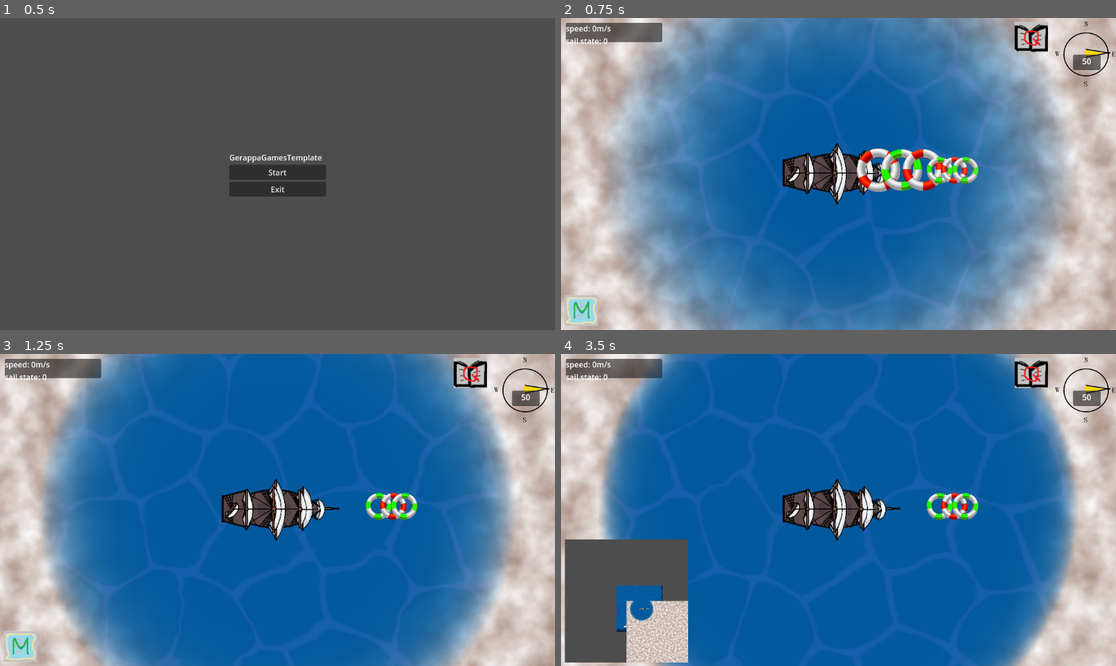
Above: before the commit, frames 1-4 (two rows, left to right).
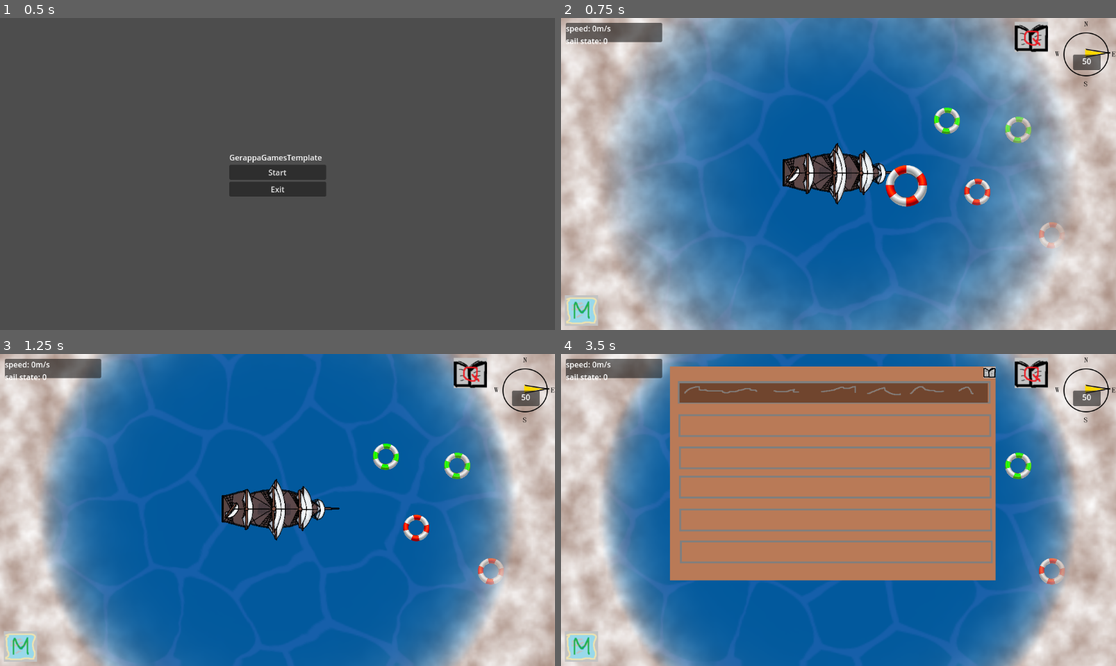
Above: after the commit, the same moments.

Repository: danigeri/AnchorAndAlmanac
Game: Godot game, scene res://Intro/intro.tscn
The game is run twice, just before and just after one commit, with the same random seed, the same clock (stepped at 60 frames per second) and the same inputs. Video files are missing from this copy of the repository; at most half a second of black plays in their place. Sound files missing from this copy of the repository are replaced by a short silence.
Inputs:
- Up to frame 1 (0.5 s): no input
- Up to frame 2 (0.75 s): click "Start" at 0.5 s
- Up to frame 3 (1.25 s): no input
- Up to frame 4 (3.5 s): tap Enter (ui_accept) at 1.25, 1.52, 2.27 s; hold Right (ui_right) 1.28-2.03 s; tap Q at 1.35, 2.85 s; hold Down (ui_down) 2.03-2.78 s; tap M at 2.1 s; hold Right (ui_right) from 2.78 s (still down)

Frame 1 is identical in both runs. In frame 2, 3.0% of the frame differs, in the area x 53-91%, y 28-74%; in frame 3, 1.5%; in frame 4, 60%, in the area x 0-93%, y 0-100%.

Commit message:
added shiplog sounds so they play when we pick up checkpoints

Diff:
--- a/Checkpoint/Checkpoint.tscn
+++ b/Checkpoint/Checkpoint.tscn
@@ -49,13 +49,39 @@
 "update": 0,
 "values": [Vector2(0.18648648, 0.18648648), Vector2(0.36877218, 0.36877218), Vector2(0.010000005, 0.010000005)]
 }
-tracks/1/type = "audio"
+tracks/1/type = "value"
 tracks/1/imported = false
 tracks/1/enabled = true
-tracks/1/path = NodePath("AudioStreamPlayer2D")
+tracks/1/path = NodePath("Area2D/Landmark:rotation")
 tracks/1/interp = 1
 tracks/1/loop_wrap = true
 tracks/1/keys = {
+"times": PackedFloat32Array(0.1, 0.2),
+"transitions": PackedFloat32Array(1, 1),
+"update": 0,
+"values": [0.0, -2.4584632]
+}
+tracks/2/type = "method"
+tracks/2/imported = false
+tracks/2/enabled = true
+tracks/2/path = NodePath(".")
+tracks/2/interp = 1
+tracks/2/loop_wrap = true
+tracks/2/keys = {
+"times": PackedFloat32Array(0.5),
+"transitions": PackedFloat32Array(1),
+"values": [{
+"args": [],
+"method": &"remove_checkpont"
+}]
+}
+tracks/3/type = "audio"
+tracks/3/imported = false
+tracks/3/enabled = true
+tracks/3/path = NodePath("AudioStreamPlayer")
+tracks/3/interp = 1
+tracks/3/loop_wrap = true
+tracks/3/keys = {
 "clips": [{
 "end_offset": 0.0,
 "start_offset": 0.0,
@@ -63,33 +89,7 @@
 }],
 "times": PackedFloat32Array(0)
 }
-tracks/1/use_blend = true
-tracks/2/type = "value"
-tracks/2/imported = false
-tracks/2/enabled = true
-tracks/2/path = NodePath("Area2D/Landmark:rotation")
-tracks/2/interp = 1
-tracks/2/loop_wrap = true
-tracks/2/keys = {
-"times": PackedFloat32Array(0.1, 0.2),
-"transitions": PackedFloat32Array(1, 1),
-"update": 0,
-"values": [0.0, -2.4584632]
-}
-tracks/3/type = "method"
-tracks/3/imported = false
-tracks/3/enabled = true
-tracks/3/path = NodePath(".")
-tracks/3/interp = 1
-tracks/3/loop_wrap = true
-tracks/3/keys = {
-"times": PackedFloat32Array(0.5),
-"transitions": PackedFloat32Array(1),
-"values": [{
-"args": [],
-"method": &"remove_checkpont"
-}]
-}
+tracks/3/use_blend = true
 
 [sub_resource type="AnimationLibrary" id="AnimationLibrary_f5af3"]
 _data = {
@@ -116,7 +116,8 @@
 &"": SubResource("AnimationLibrary_f5af3")
 }
 
-[node name="AudioStreamPlayer2D" type="AudioStreamPlayer2D" parent="."]
+[node name="AudioStreamPlayer" type="AudioStreamPlayer" parent="."]
 volume_db = 1.0
+bus = &"SFX"
 
 [connection signal="body_entered" from="Area2D" to="." method="_on_area_2d_body_entered"]
--- /dev/null
+++ b/ShipLog/ShipLogSound.tscn
@@ -0,0 +1,6 @@
+[gd_scene load_steps=2 format=3 uid="uid://b3rw3vuine4lr"]
+
+[ext_resource type="Script" uid="uid://ddkyicba7y46u" path="res://ShipLog/ship_log_sound.gd" id="1_3f07h"]
+
+[node name="ShipLogSound" type="Node2D"]
+script = ExtResource("1_3f07h")
--- /dev/null
+++ b/ShipLog/ship_log_sound.gd
@@ -0,0 +1,27 @@
+extends Node2D
+
+## todo update mp3 file names if needed
+var checkpoint_stories = {
+	0: preload("res://ShipLog/1_cp_story.mp3"),
+	1: preload("res://ShipLog/2_cp_story.mp3"),
+	2: preload("res://ShipLog/3_cp_story.mp3"),
+	3: preload("res://ShipLog/4_cp_story.mp3"),
+	4: preload("res://ShipLog/5_cp_story.mp3"),
+	5: preload("res://ShipLog/6_cp_story.mp3")
+}
+
+func _ready() -> void:
+	## set to always so ship log sound doesn't stop on pause
+	process_mode = Node.PROCESS_MODE_ALWAYS
+	Globals.checkpoint_collected.connect(on_play_checkpoint_story)
+
+func on_play_checkpoint_story(checkpoint_number: int) -> void:
+	if checkpoint_stories.has(checkpoint_number):
+		var audio_stream_player = AudioStreamPlayer.new()
+		add_child(audio_stream_player)
+		audio_stream_player.stream = checkpoint_stories[checkpoint_number]
+		audio_stream_player.bus = "ShipLogSounds"
+		audio_stream_player.play()
+		var length = audio_stream_player.stream.get_length()
+		await get_tree().create_timer(length).timeout
+		audio_stream_player.queue_free()
--- a/UI/ui.gd
+++ b/UI/ui.gd
@@ -7,9 +7,6 @@
 @onready var minimap: Node2D = $Minimap
 @onready var minimap_icon: Sprite2D = $UserInterface/MinimapIcon
 
-
-func _ready() -> void:
-	process_mode = Node.PROCESS_MODE_ALWAYS
 
 
 func _input(event: InputEvent) -> void:
--- /dev/null
+++ b/default_bus_layout.tres
@@ -0,0 +1,16 @@
+[gd_resource type="AudioBusLayout" format=3 uid="uid://b0ymg8u3qy086"]
+
+[resource]
+bus/0/volume_db = 1.0604935
+bus/1/name = &"ShipLogSounds"
+bus/1/solo = false
+bus/1/mute = false
+bus/1/bypass_fx = false
+bus/1/volume_db = 6.0199986
+bus/1/send = &"Master"
+bus/2/name = &"SFX"
+bus/2/solo = false
+bus/2/mute = false
+bus/2/bypass_fx = false
+bus/2/volume_db = -27.460428
+bus/2/send = &"Master"
--- a/game_loop.tscn
+++ b/game_loop.tscn
@@ -8,6 +8,7 @@
 [ext_resource type="PackedScene" uid="uid://v4jrth8hl4h6" path="res://EndgameBarrier/EndgameBarrier.tscn" id="5_v6ba6"]
 [ext_resource type="PackedScene" uid="uid://675p0otu3tys" path="res://UI/UI.tscn" id="5_vfyqg"]
 [ext_resource type="PackedScene" uid="uid://cii0yvyu1gclv" path="res://Checkpoint/Checkpoint.tscn" id="9_vfyqg"]
+[ext_resource type="PackedScene" uid="uid://b3rw3vuine4lr" path="res://ShipLog/ShipLogSound.tscn" id="10_eufeh"]
 [ext_resource type="Texture2D" uid="uid://bj550qfk1ber3" path="res://Checkpoint/templadmark.png" id="10_v6ba6"]
 [ext_resource type="Texture2D" uid="uid://da5qsg08d482g" path="res://Checkpoint/templadmark_green.png" id="11_pyewy"]
 
@@ -34,33 +35,36 @@
 [node name="Checkpoints" type="Node2D" parent="."]
 
 [node name="Checkpoint" parent="Checkpoints" instance=ExtResource("9_vfyqg")]
-position = Vector2(713, 329)
+position = Vector2(770, 362)
 landmark_texture = ExtResource("10_v6ba6")
 
 [node name="Checkpoint2" parent="Checkpoints" instance=ExtResource("9_vfyqg")]
-position = Vector2(760, 329)
+position = Vector2(853, 226)
 landmark_texture = ExtResource("11_pyewy")
 landmark_type = 1
 
 [node name="Checkpoint3" parent="Checkpoints" instance=ExtResource("9_vfyqg")]
-position = Vector2(805, 329)
+position = Vector2(916, 374)
 landmark_texture = ExtResource("10_v6ba6")
 landmark_type = 2
 
 [node name="Checkpoint4" parent="Checkpoints" instance=ExtResource("9_vfyqg")]
-position = Vector2(838, 329)
+position = Vector2(1001, 245)
 landmark_texture = ExtResource("11_pyewy")
 landmark_type = 3
 
 [node name="Checkpoint5" parent="Checkpoints" instance=ExtResource("9_vfyqg")]
-position = Vector2(868, 329)
+position = Vector2(1071, 464)
 landmark_texture = ExtResource("10_v6ba6")
 landmark_type = 4
 
 [node name="Checkpoint6" parent="Checkpoints" instance=ExtResource("9_vfyqg")]
-position = Vector2(891, 329)
+position = Vector2(1178, 329)
 landmark_texture = ExtResource("11_pyewy")
 landmark_type = 5
+
+[node name="ShipLogSound" parent="." instance=ExtResource("10_eufeh")]
+position = Vector2(770, 362)
 
 [node name="FogOfWar" parent="." node_paths=PackedStringArray("temp_boat") instance=ExtResource("2_4dmyq")]
 temp_boat = NodePath("../Ship")
--- a/globals.gd
+++ b/globals.gd
@@ -16,7 +16,6 @@
 	LandmarkType.SIXTH: false
 }
 
-
 func mark_collected(type: int, checkpoint_position: Vector2) -> void:
 	if not collected_landmarks[type]:
 		collected_landmarks[type] = true
Not shown, added: ShipLog/1_cp_story.mp3.import
Not shown, added: ShipLog/2_cp_story.mp3.import
Not shown, added: ShipLog/3_cp_story.mp3.import
Not shown, added: ShipLog/4_cp_story.mp3.import
Not shown, added: ShipLog/5_cp_story.mp3.import
Not shown, added: ShipLog/6_cp_story.mp3.import
Not shown, added: ShipLog/ship_log_sound.gd.uid
Not shown: 1 places in game_loop.tscn that only renumber resources
Not shown, added: ShipLog/1_cp_story.mp3
Not shown, added: ShipLog/2_cp_story.mp3
Not shown, added: ShipLog/3_cp_story.mp3
Not shown, added: ShipLog/4_cp_story.mp3
(and 2 more such lines)
